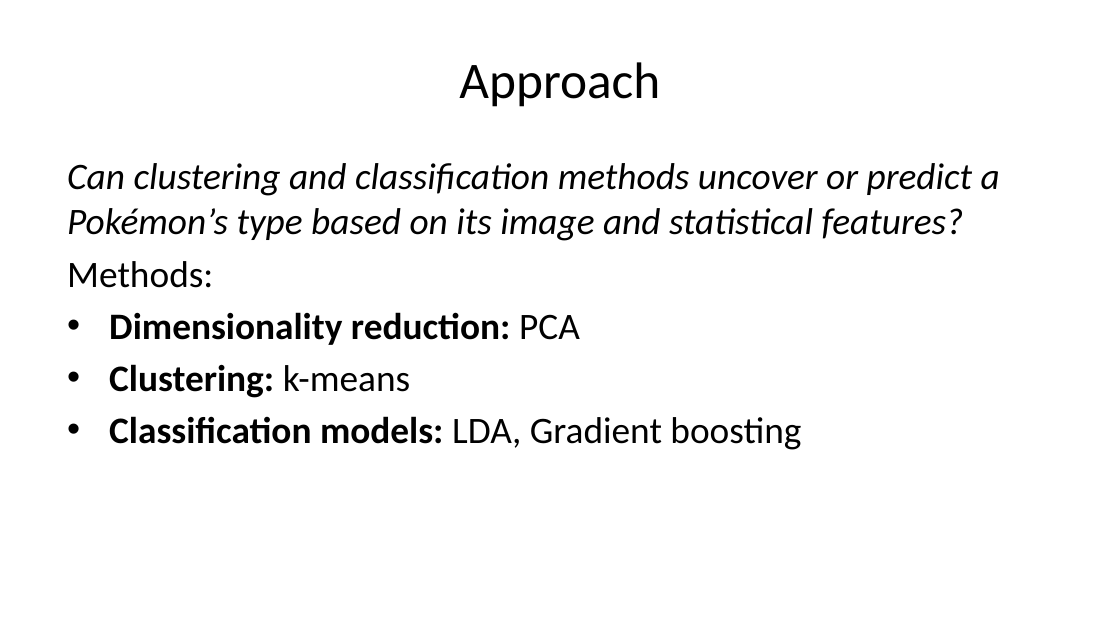
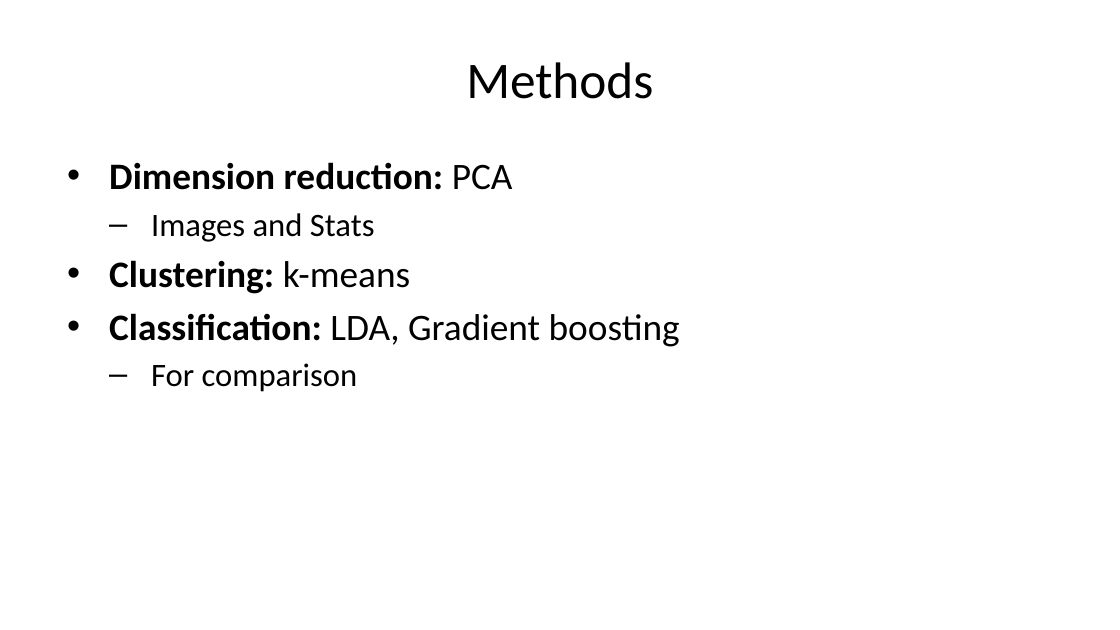
Before and after one commit to alexfaassen/STA2201, a slide deck: slide 7 of Presentation-AlexPractice.pptx (slide 4 before the commit). Drawn at 1120x630 pixels with LibreOffice and Linux fonts; fonts in the diff are those of the drawing. Boxes give left, top, right and bottom in pixels: in the first picture for what was removed or moved away, otherwise in the second. Text is boxed around its words. In the diff, an @@ line names an element or a change of style, - is before the commit and + after.

Commit message:
Presentation: Minor edits

```diff
--- a/Presentation-AlexPractice.pptx
+++ b/Presentation-AlexPractice.pptx
@@ title at <box>466,62,653,99</box>: text changed @@
-Approach
+Methods
@@ text at <box>109,162,513,242</box>: text changed; bold on; italic off @@
-Can clustering and classification methods uncover or predict a Pokémon’s type based on its image and statistical features?
-Methods:
-• Dimensionality reduction: PCA
+• Dimension reduction: PCA
+  – Images and Stats
@@ text at <box>109,313,680,392</box>: text changed; bold off @@
-• Classification models: LDA, Gradient boosting
+• Classification: LDA, Gradient boosting
+  – For comparison
```
Also in this commit, not shown: 1 other slide changed, 2 other files.
